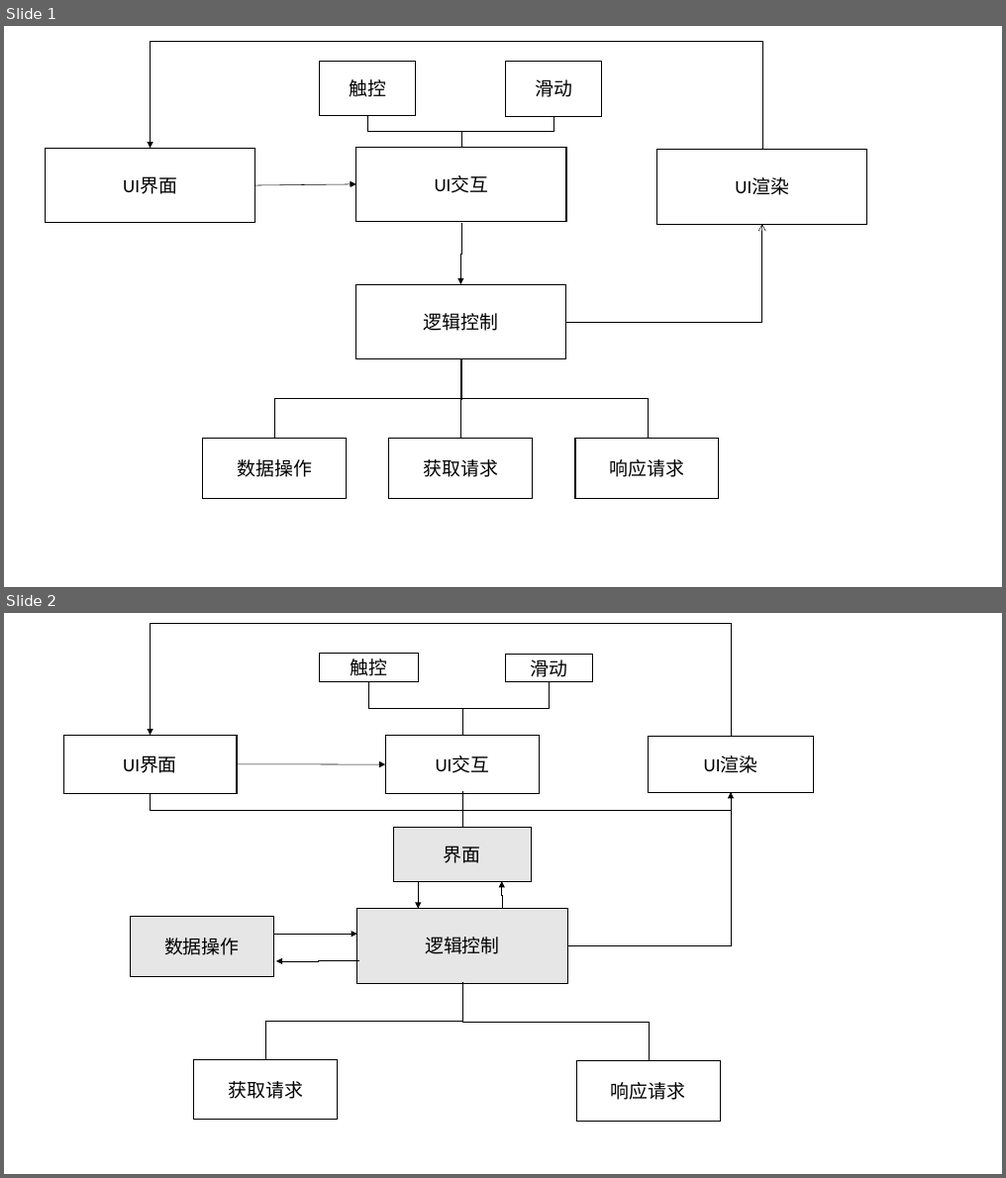
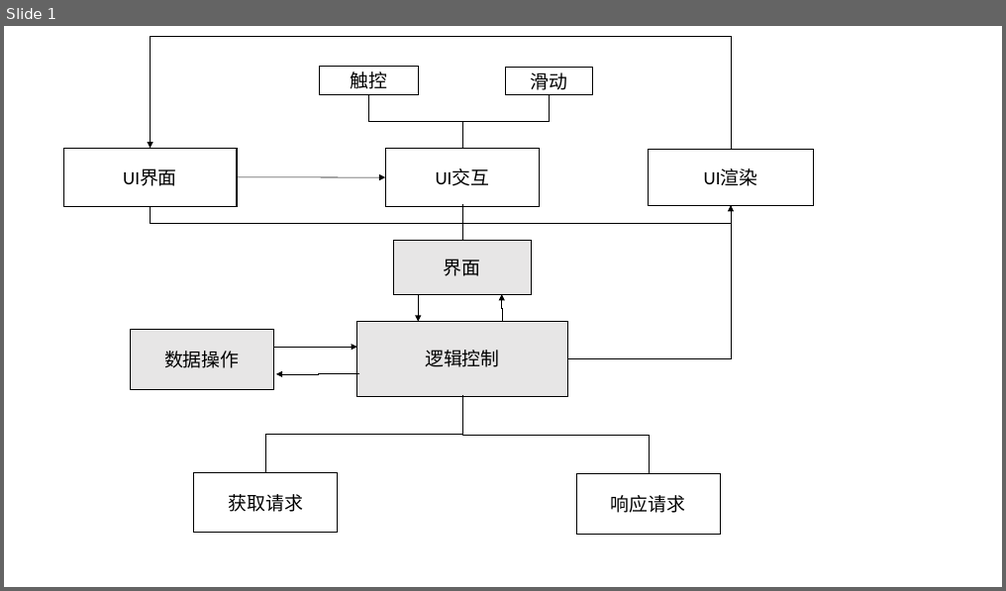
Before and after one commit to shan33/yyweb_backphone, a slide deck: public/毕业设计文档/毕业设计表格.pptx. Shown one above the other, each under a label of ours: slides 1 and 2 before the commit, slide 1 after it. The pictures are 1006x1178 and 1006x591 pixels, drawn with LibreOffice and Linux fonts; fonts in the diff are those of the drawing. Boxes give left, top, right and bottom in pixels: in the first picture for what was removed or moved away, otherwise in the second. Text is boxed around its words. In the diff, an @@ line names an element or a change of style, - is before the commit and + after.

```diff
--- a/public/毕业设计文档/毕业设计表格.pptx
+++ b/public/毕业设计文档/毕业设计表格.pptx
@@ slide 1 removed at bbox=[4, 26, 1002, 587], background #FFFFFF @@
@@ elbow arrow removed from (762, 150) to (150, 148) @@
@@ rectangle removed at bbox=[320, 62, 417, 116] @@
-触控
@@ rectangle removed at bbox=[506, 62, 602, 116] @@
-滑动
@@ elbow line removed from (368, 116) to (461, 148) @@
@@ elbow line removed from (554, 116) to (461, 148) @@
@@ rectangle removed at bbox=[46, 148, 255, 223] @@
-UI界面
@@ rectangle removed at bbox=[356, 148, 567, 222] @@
-UI交互
@@ rectangle removed at bbox=[657, 150, 868, 224] @@
-UI渲染
@@ arrow removed from (255, 185) to (356, 184) @@
@@ elbow arrow removed from (461, 223) to (460, 284) @@
@@ elbow arrow removed from (566, 322) to (762, 224) @@
@@ rectangle removed at bbox=[355, 284, 566, 360] @@
-逻辑控制
@@ elbow line removed from (460, 360) to (275, 439) @@
@@ elbow line removed from (461, 360) to (460, 439) @@
@@ elbow line removed from (462, 360) to (648, 439) @@
@@ rectangle removed at bbox=[203, 439, 347, 499] @@
-数据操作
@@ rectangle removed at bbox=[389, 439, 533, 499] @@
-获取请求
@@ rectangle removed at bbox=[575, 439, 719, 499] @@
-响应请求
@@ what was slide 2 is now slide 1 @@
```
Also in this commit, not shown: 2 slides added, 5 other files.
